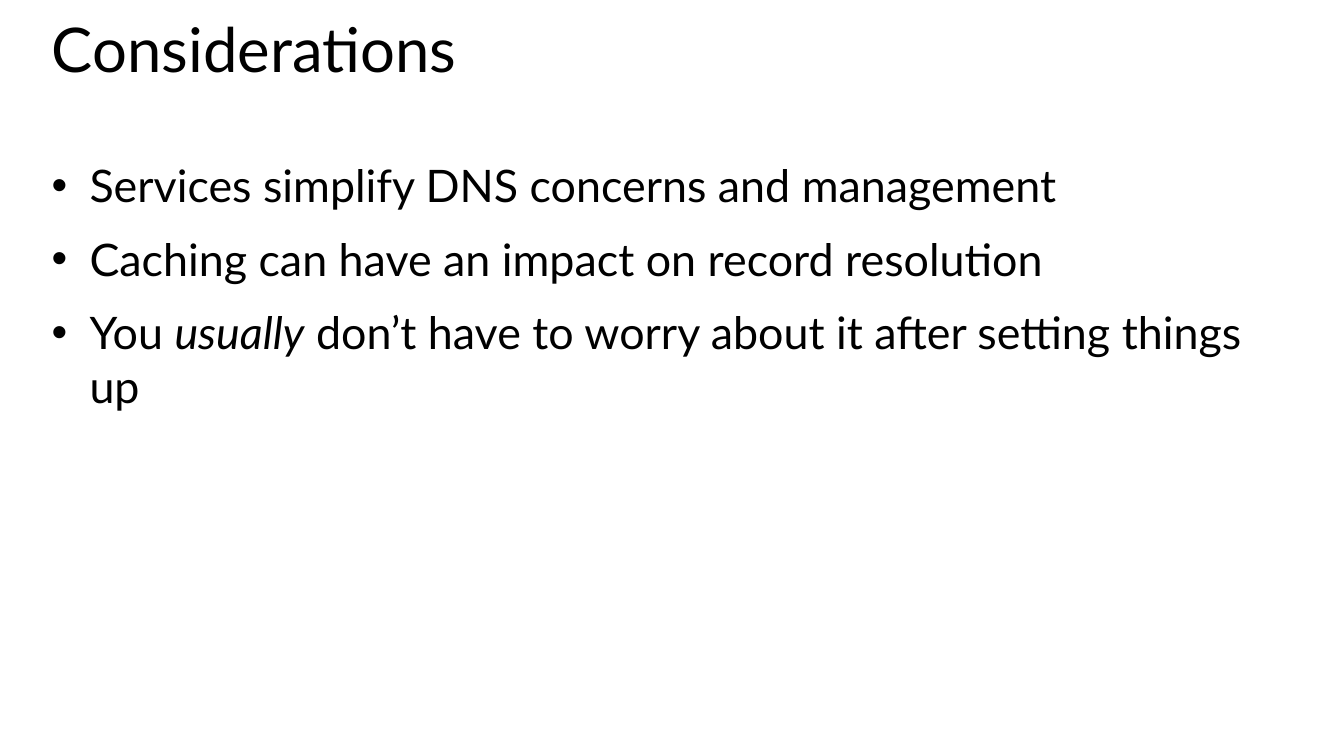
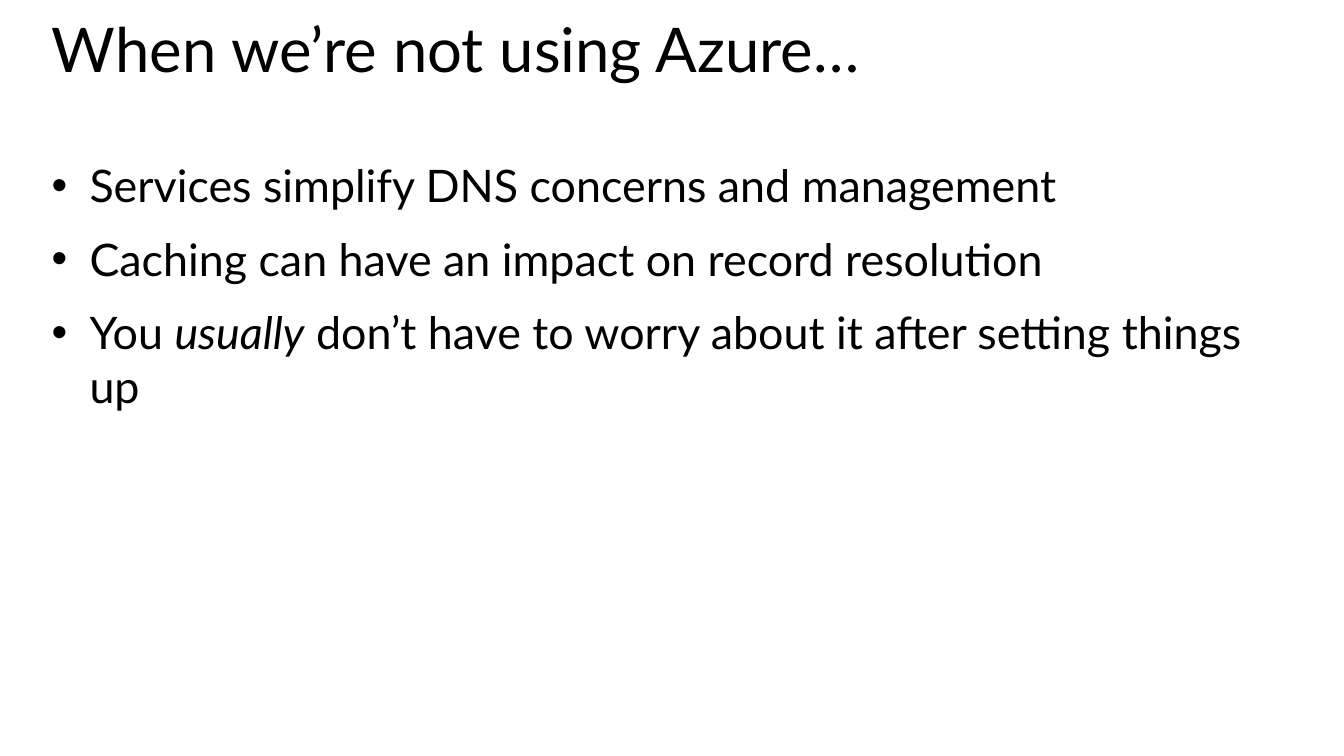
Before and after one commit to MisterJames/AzureImageProcessing, a slide deck: slide 15 of Presentation Materials/MVA-ApplicationsOnAzure-03.pptx. Drawn at 1344x756 pixels with LibreOffice and Linux fonts; fonts in the diff are those of the drawing. Boxes give left, top, right and bottom in pixels: in the first picture for what was removed or moved away, otherwise in the second. Text is boxed around its words. In the diff, an @@ line names an element or a change of style, - is before the commit and + after.

```diff
--- a/Presentation Materials/MVA-ApplicationsOnAzure-03.pptx
+++ b/Presentation Materials/MVA-ApplicationsOnAzure-03.pptx
@@ title at (52, 25, 860, 84): text changed @@
-Considerations
+When we’re not using Azure…
```
Also in this commit, not shown: 1 other slide changed, 4 other files.
